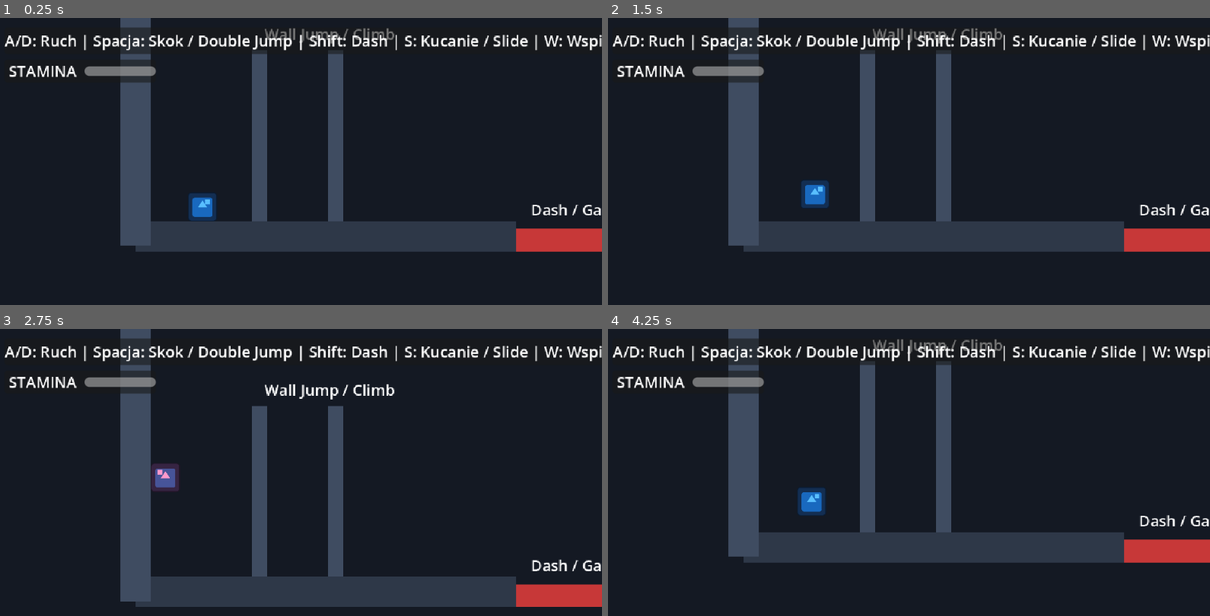
Above: before the commit, frames 1-4 (two rows, left to right).
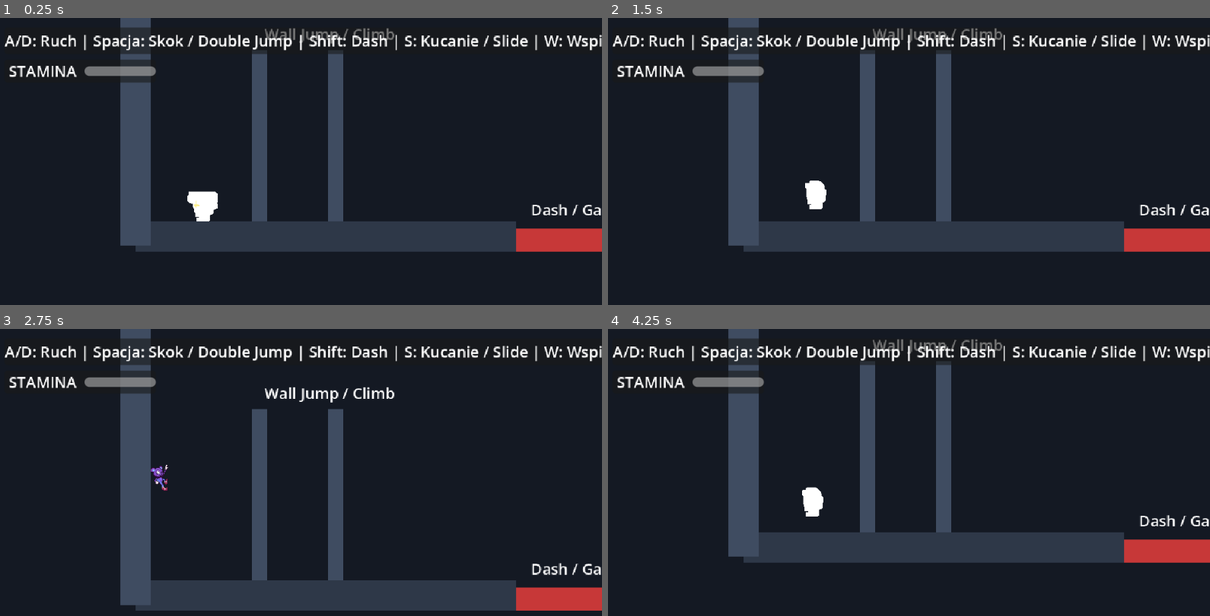
Above: after the commit, the same moments.

Repository: JbCb01/JewelRunner
Game: Godot game, scene res://scenes/test_arena.tscn
The game is run twice, just before and just after one commit, with the same random seed, the same clock (stepped at 60 frames per second) and the same inputs. The engine's default icon, where the game draws it, is replaced by a stand-in: a white triangle on a blue panel in a dark square.
Inputs:
- Up to frame 1 (0.25 s): no input
- Up to frame 2 (1.5 s): tap Enter at 0.5 s; hold D (move_right) from 0.53 s (still down); tap Shift (dash) at 0.6 s; tap Space (jump) at 0.77, 1.07 s; tap R at 0.8, 1.35 s
- Up to frame 3 (2.75 s): tap Space (jump) at 1.52, 1.55, 1.82 s; release D (move_right) at 2.03 s; hold A (move_left) from 2.03 s (still down); hold Space (jump) from 2.03 s (still down); tap Shift (dash) at 2.3 s
- Up to frame 4 (4.25 s): release A (move_left) at 2.78 s; release Space (jump) at 2.78 s; hold D (move_right) from 2.78 s (still down); tap S (crouch_slide) at 2.85 s; tap Space (jump) at 3.02, 3.32 s; tap R at 3.05 s; hold Space (jump) from 3.53 s (still down); tap Shift (dash) at 3.6 s; tap Escape (ui_cancel) at 4.15 s

The runs differ from the first frame. In frame 1, 0.5% of the frame differs, in the area x 31-37%, y 60-71%; in frame 2, 0.4%; in frame 3, 3.3%, in the area x 19-100%, y 19-99%; in frame 4, 0.5%.

Commit message:
Dodanie animacji gracza, zasobu SpriteFrames i efektow dzwiekowych

Diff:
--- a/scenes/player/player.tscn
+++ b/scenes/player/player.tscn
@@ -1,10 +1,13 @@
-[gd_scene format=3 uid="uid://iivxn17ei4mu"]
+[gd_scene load_steps=10 format=3 uid="uid://iivxn17ei4mu"]
 
 [ext_resource type="Script" uid="uid://jy7r17uxay3w" path="res://scripts/actors/player/player_controller.gd" id="1_controller"]
-[ext_resource type="Texture2D" uid="uid://ypehx44tox5f" path="res://icon.svg" id="2_icon"]
+[ext_resource type="SpriteFrames" path="res://scenes/player/player_sprite_frames.tres" id="2_sprite_frames"]
+[ext_resource type="AudioStream" path="res://audio/sfx/jump.wav" id="3_audio_jump"]
+[ext_resource type="AudioStream" path="res://audio/sfx/stardash.wav" id="4_audio_dash"]
+[ext_resource type="AudioStream" path="res://audio/sfx/star_appear.wav" id="5_audio_appear"]
 
 [sub_resource type="RectangleShape2D" id="RectangleShape2D_player"]
-size = Vector2(30, 30)
+size = Vector2(18, 30)
 
 [sub_resource type="RectangleShape2D" id="RectangleShape2D_ceiling"]
 size = Vector2(14, 14)
@@ -34,15 +37,11 @@
 
 [node name="Visuals" type="Node2D" parent="." unique_id=1644744034]
 
-[node name="Sprite2D" type="Sprite2D" parent="Visuals" unique_id=1105480945]
-scale = Vector2(0.24, 0.24)
-texture = ExtResource("2_icon")
-
-[node name="EyeIndicator" type="ColorRect" parent="Visuals" unique_id=1830844214]
-offset_left = 3.0
-offset_top = -8.0
-offset_right = 8.0
-offset_bottom = -3.0
+[node name="AnimatedSprite2D" type="AnimatedSprite2D" parent="Visuals"]
+scale = Vector2(0.5, 0.5)
+sprite_frames = ExtResource("2_sprite_frames")
+animation = &"idle"
+autoplay = "idle"
 
 [node name="CeilingChecker" type="ShapeCast2D" parent="." unique_id=1334325966]
 position = Vector2(0, -1)
@@ -69,3 +68,12 @@
 position_smoothing_speed = 7.0
 drag_horizontal_enabled = true
 drag_vertical_enabled = true
+
+[node name="AudioJump" type="AudioStreamPlayer2D" parent="."]
+stream = ExtResource("3_audio_jump")
+
+[node name="AudioDash" type="AudioStreamPlayer2D" parent="."]
+stream = ExtResource("4_audio_dash")
+
+[node name="AudioAppear" type="AudioStreamPlayer2D" parent="."]
+stream = ExtResource("5_audio_appear")
--- /dev/null
+++ b/scenes/player/player_sprite_frames.tres
@@ -0,0 +1,420 @@
+[gd_resource type="SpriteFrames" load_steps=86 format=3]
+
+[ext_resource type="Texture2D" path="res://assets/sprites/player/appear/Stellyappear1.png" id="1_tex"]
+[ext_resource type="Texture2D" path="res://assets/sprites/player/appear/Stellyappear2.png" id="2_tex"]
+[ext_resource type="Texture2D" path="res://assets/sprites/player/appear/Stellyappear3.png" id="3_tex"]
+[ext_resource type="Texture2D" path="res://assets/sprites/player/appear/Stellyappear4.png" id="4_tex"]
+[ext_resource type="Texture2D" path="res://assets/sprites/player/appear/Stellyappear5.png" id="5_tex"]
+[ext_resource type="Texture2D" path="res://assets/sprites/player/appear/Stellyappear6.png" id="6_tex"]
+[ext_resource type="Texture2D" path="res://assets/sprites/player/appear/Stellyappear7.png" id="7_tex"]
+[ext_resource type="Texture2D" path="res://assets/sprites/player/appear/Stellyappear8.png" id="8_tex"]
+[ext_resource type="Texture2D" path="res://assets/sprites/player/appear/Stellyappear9.png" id="9_tex"]
+[ext_resource type="Texture2D" path="res://assets/sprites/player/appear/Stellyappear10.png" id="10_tex"]
+[ext_resource type="Texture2D" path="res://assets/sprites/player/appear/Stellyappear11.png" id="11_tex"]
+[ext_resource type="Texture2D" path="res://assets/sprites/player/appear/Stellyappear12.png" id="12_tex"]
+[ext_resource type="Texture2D" path="res://assets/sprites/player/appear/Stellyappear13.png" id="13_tex"]
+[ext_resource type="Texture2D" path="res://assets/sprites/player/appear/Stellyappear14.png" id="14_tex"]
+[ext_resource type="Texture2D" path="res://assets/sprites/player/appear/Stellyappear15.png" id="15_tex"]
+[ext_resource type="Texture2D" path="res://assets/sprites/player/appear/Stellyappear16.png" id="16_tex"]
+[ext_resource type="Texture2D" path="res://assets/sprites/player/appear/Stellyappear17.png" id="17_tex"]
+[ext_resource type="Texture2D" path="res://assets/sprites/player/appear/Stellyappear18.png" id="18_tex"]
+[ext_resource type="Texture2D" path="res://assets/sprites/player/appear/Stellyappear19.png" id="19_tex"]
+[ext_resource type="Texture2D" path="res://assets/sprites/player/appear/Stellyappear20.png" id="20_tex"]
+[ext_resource type="Texture2D" path="res://assets/sprites/player/appear/Stellyappear21.png" id="21_tex"]
+[ext_resource type="Texture2D" path="res://assets/sprites/player/appear/Stellyappear22.png" id="22_tex"]
+[ext_resource type="Texture2D" path="res://assets/sprites/player/appear/Stellyappear23.png" id="23_tex"]
+[ext_resource type="Texture2D" path="res://assets/sprites/player/appear/Stellyappear24.png" id="24_tex"]
+[ext_resource type="Texture2D" path="res://assets/sprites/player/appear/Stellyappear25.png" id="25_tex"]
+[ext_resource type="Texture2D" path="res://assets/sprites/player/climb/StellyWspinaczka1.png" id="26_tex"]
+[ext_resource type="Texture2D" path="res://assets/sprites/player/climb/StellyWspinaczka2.png" id="27_tex"]
+[ext_resource type="Texture2D" path="res://assets/sprites/player/climb/StellyWspinaczka3.png" id="28_tex"]
+[ext_resource type="Texture2D" path="res://assets/sprites/player/climb/StellyWspinaczka4.png" id="29_tex"]
+[ext_resource type="Texture2D" path="res://assets/sprites/player/climb/StellyWspinaczka5.png" id="30_tex"]
+[ext_resource type="Texture2D" path="res://assets/sprites/player/climb/StellyWspinaczka6.png" id="31_tex"]
+[ext_resource type="Texture2D" path="res://assets/sprites/player/slide/Stellywslizg4.png" id="32_tex"]
+[ext_resource type="Texture2D" path="res://assets/sprites/player/dash/Stellydash1.png" id="33_tex"]
+[ext_resource type="Texture2D" path="res://assets/sprites/player/dash/Stellydash2.png" id="34_tex"]
+[ext_resource type="Texture2D" path="res://assets/sprites/player/dash/Stellydash3.png" id="35_tex"]
+[ext_resource type="Texture2D" path="res://assets/sprites/player/dash/Stellydash4.png" id="36_tex"]
+[ext_resource type="Texture2D" path="res://assets/sprites/player/dash/Stellydash5.png" id="37_tex"]
+[ext_resource type="Texture2D" path="res://assets/sprites/player/dash/Stellydash6.png" id="38_tex"]
+[ext_resource type="Texture2D" path="res://assets/sprites/player/dash/Stellydash7.png" id="39_tex"]
+[ext_resource type="Texture2D" path="res://assets/sprites/player/dash/Stellydash8.png" id="40_tex"]
+[ext_resource type="Texture2D" path="res://assets/sprites/player/dash/Stellydash9.png" id="41_tex"]
+[ext_resource type="Texture2D" path="res://assets/sprites/player/dash/Stellydash10.png" id="42_tex"]
+[ext_resource type="Texture2D" path="res://assets/sprites/player/dash/Stellydash11.png" id="43_tex"]
+[ext_resource type="Texture2D" path="res://assets/sprites/player/dash/Stellydash12.png" id="44_tex"]
+[ext_resource type="Texture2D" path="res://assets/sprites/player/dash/Stellydash13.png" id="45_tex"]
+[ext_resource type="Texture2D" path="res://assets/sprites/player/dash/Stellydash14.png" id="46_tex"]
+[ext_resource type="Texture2D" path="res://assets/sprites/player/dash/Stellydash15.png" id="47_tex"]
+[ext_resource type="Texture2D" path="res://assets/sprites/player/dash/Stellydash16.png" id="48_tex"]
+[ext_resource type="Texture2D" path="res://assets/sprites/player/dash/Stellydash17.png" id="49_tex"]
+[ext_resource type="Texture2D" path="res://assets/sprites/player/dash/Stellydash18.png" id="50_tex"]
+[ext_resource type="Texture2D" path="res://assets/sprites/player/dash/Stellydash19.png" id="51_tex"]
+[ext_resource type="Texture2D" path="res://assets/sprites/player/dash/Stellydash20.png" id="52_tex"]
+[ext_resource type="Texture2D" path="res://assets/sprites/player/dash/Stellydash21.png" id="53_tex"]
+[ext_resource type="Texture2D" path="res://assets/sprites/player/dash/Stellydash22.png" id="54_tex"]
+[ext_resource type="Texture2D" path="res://assets/sprites/player/double_jump/Stellydoublejump1.png" id="55_tex"]
+[ext_resource type="Texture2D" path="res://assets/sprites/player/double_jump/Stellydoublejump2.png" id="56_tex"]
+[ext_resource type="Texture2D" path="res://assets/sprites/player/double_jump/Stellydoublejump3.png" id="57_tex"]
+[ext_resource type="Texture2D" path="res://assets/sprites/player/double_jump/Stellydoublejump4.png" id="58_tex"]
+[ext_resource type="Texture2D" path="res://assets/sprites/player/double_jump/Stellydoublejump5.png" id="59_tex"]
+[ext_resource type="Texture2D" path="res://assets/sprites/player/double_jump/Stellydoublejump6.png" id="60_tex"]
+[ext_resource type="Texture2D" path="res://assets/sprites/player/double_jump/Stellydoublejump7.png" id="61_tex"]
+[ext_resource type="Texture2D" path="res://assets/sprites/player/double_jump/Stellydoublejump8.png" id="62_tex"]
+[ext_resource type="Texture2D" path="res://assets/sprites/player/jump/Stellyjump4.png" id="63_tex"]
+[ext_resource type="Texture2D" path="res://assets/sprites/player/jump/Stellyjump5.png" id="64_tex"]
+[ext_resource type="Texture2D" path="res://assets/sprites/player/jump/Stellyjump1.png" id="65_tex"]
+[ext_resource type="Texture2D" path="res://assets/sprites/player/jump/Stellyjump2.png" id="66_tex"]
+[ext_resource type="Texture2D" path="res://assets/sprites/player/jump/Stellyjump3.png" id="67_tex"]
+[ext_resource type="Texture2D" path="res://assets/sprites/player/run/Stellyrun1.png" id="68_tex"]
+[ext_resource type="Texture2D" path="res://assets/sprites/player/run/Stellyrun2.png" id="69_tex"]
+[ext_resource type="Texture2D" path="res://assets/sprites/player/run/Stellyrun3.png" id="70_tex"]
+[ext_resource type="Texture2D" path="res://assets/sprites/player/run/Stellyrun4.png" id="71_tex"]
+[ext_resource type="Texture2D" path="res://assets/sprites/player/run/Stellyrun5.png" id="72_tex"]
+[ext_resource type="Texture2D" path="res://assets/sprites/player/slide/Stellywslizg1.png" id="73_tex"]
+[ext_resource type="Texture2D" path="res://assets/sprites/player/slide/Stellywslizg2.png" id="74_tex"]
+[ext_resource type="Texture2D" path="res://assets/sprites/player/slide/Stellywslizg3.png" id="75_tex"]
+[ext_resource type="Texture2D" path="res://assets/sprites/player/trick/Stellysiadanabutliodvanisha1.png" id="76_tex"]
+[ext_resource type="Texture2D" path="res://assets/sprites/player/trick/Stellysiadanabutliodvanisha2.png" id="77_tex"]
+[ext_resource type="Texture2D" path="res://assets/sprites/player/trick/Stellysiadanabutliodvanisha3.png" id="78_tex"]
+[ext_resource type="Texture2D" path="res://assets/sprites/player/trick/Stellysiadanabutliodvanisha4.png" id="79_tex"]
+[ext_resource type="Texture2D" path="res://assets/sprites/player/trick/Stellysiadanabutliodvanisha5.png" id="80_tex"]
+[ext_resource type="Texture2D" path="res://assets/sprites/player/trick/Stellysiadanabutliodvanisha6.png" id="81_tex"]
+[ext_resource type="Texture2D" path="res://assets/sprites/player/trick/Stellysiadanabutliodvanisha7.png" id="82_tex"]
+[ext_resource type="Texture2D" path="res://assets/sprites/player/trick/Stellysiadanabutliodvanisha8.png" id="83_tex"]
+[ext_resource type="Texture2D" path="res://assets/sprites/player/trick/Stellysiadanabutliodvanisha9.png" id="84_tex"]
+[ext_resource type="Texture2D" path="res://assets/sprites/player/trick/Stellysiadanabutliodvanisha10.png" id="85_tex"]
+
+[resource]
+animations = [{
+"frames": [{
+"duration": 1.0,
+"texture": ExtResource("1_tex")
+}, {
+"duration": 1.0,
+"texture": ExtResource("2_tex")
+}, {
+"duration": 1.0,
+"texture": ExtResource("3_tex")
+}, {
+"duration": 1.0,
+"texture": ExtResource("4_tex")
+}, {
+"duration": 1.0,
+"texture": ExtResource("5_tex")
+}, {
+"duration": 1.0,
+"texture": ExtResource("6_tex")
+}, {
+"duration": 1.0,
+"texture": ExtResource("7_tex")
+}, {
+"duration": 1.0,
+"texture": ExtResource("8_tex")
+}, {
+"duration": 1.0,
+"texture": ExtResource("9_tex")
+}, {
+"duration": 1.0,
+"texture": ExtResource("10_tex")
+}, {
+"duration": 1.0,
+"texture": ExtResource("11_tex")
+}, {
+"duration": 1.0,
+"texture": ExtResource("12_tex")
+}, {
+"duration": 1.0,
+"texture": ExtResource("13_tex")
+}, {
+"duration": 1.0,
+"texture": ExtResource("14_tex")
+}, {
+"duration": 1.0,
+"texture": ExtResource("15_tex")
+}, {
+"duration": 1.0,
+"texture": ExtResource("16_tex")
+}, {
+"duration": 1.0,
+"texture": ExtResource("17_tex")
+}, {
+"duration": 1.0,
+"texture": ExtResource("18_tex")
+}, {
+"duration": 1.0,
+"texture": ExtResource("19_tex")
+}, {
+"duration": 1.0,
+"texture": ExtResource("20_tex")
+}, {
+"duration": 1.0,
+"texture": ExtResource("21_tex")
+}, {
+"duration": 1.0,
+"texture": ExtResource("22_tex")
+}, {
+"duration": 1.0,
+"texture": ExtResource("23_tex")
+}, {
+"duration": 1.0,
+"texture": ExtResource("24_tex")
+}, {
+"duration": 1.0,
+"texture": ExtResource("25_tex")
+}],
+"loop": false,
+"name": &"appear",
+"speed": 16
+}, {
+"frames": [{
+"duration": 1.0,
+"texture": ExtResource("26_tex")
+}, {
+"duration": 1.0,
+"texture": ExtResource("27_tex")
+}, {
+"duration": 1.0,
+"texture": ExtResource("28_tex")
+}, {
+"duration": 1.0,
+"texture": ExtResource("29_tex")
+}, {
+"duration": 1.0,
+"texture": ExtResource("30_tex")
+}, {
+"duration": 1.0,
+"texture": ExtResource("31_tex")
+}],
+"loop": true,
+"name": &"climb",
+"speed": 10
+}, {
+"frames": [{
+"duration": 1.0,
+"texture": ExtResource("32_tex")
+}],
+"loop": true,
+"name": &"crouch",
+"speed": 5
+}, {
+"frames": [{
+"duration": 1.0,
+"texture": ExtResource("33_tex")
+}, {
+"duration": 1.0,
+"texture": ExtResource("34_tex")
+}, {
+"duration": 1.0,
+"texture": ExtResource("35_tex")
+}, {
+"duration": 1.0,
+"texture": ExtResource("36_tex")
+}, {
+"duration": 1.0,
+"texture": ExtResource("37_tex")
+}, {
+"duration": 1.0,
+"texture": ExtResource("38_tex")
+}, {
+"duration": 1.0,
+"texture": ExtResource("39_tex")
+}, {
+"duration": 1.0,
+"texture": ExtResource("40_tex")
+}, {
+"duration": 1.0,
+"texture": ExtResource("41_tex")
+}, {
+"duration": 1.0,
+"texture": ExtResource("42_tex")
+}, {
+"duration": 1.0,
+"texture": ExtResource("43_tex")
+}, {
+"duration": 1.0,
+"texture": ExtResource("44_tex")
+}, {
+"duration": 1.0,
+"texture": ExtResource("45_tex")
+}, {
+"duration": 1.0,
+"texture": ExtResource("46_tex")
+}, {
+"duration": 1.0,
+"texture": ExtResource("47_tex")
+}, {
+"duration": 1.0,
+"texture": ExtResource("48_tex")
+}, {
+"duration": 1.0,
+"texture": ExtResource("49_tex")
+}, {
+"duration": 1.0,
+"texture": ExtResource("50_tex")
+}, {
+"duration": 1.0,
+"texture": ExtResource("51_tex")
+}, {
+"duration": 1.0,
+"texture": ExtResource("52_tex")
+}, {
+"duration": 1.0,
+"texture": ExtResource("53_tex")
+}, {
+"duration": 1.0,
+"texture": ExtResource("54_tex")
+}],
+"loop": false,
+"name": &"dash",
+"speed": 28
+}, {
+"frames": [{
+"duration": 1.0,
+"texture": ExtResource("55_tex")
+}, {
+"duration": 1.0,
+"texture": ExtResource("56_tex")
+}, {
+"duration": 1.0,
+"texture": ExtResource("57_tex")
+}, {
+"duration": 1.0,
+"texture": ExtResource("58_tex")
+}, {
+"duration": 1.0,
+"texture": ExtResource("59_tex")
+}, {
+"duration": 1.0,
+"texture": ExtResource("60_tex")
+}, {
+"duration": 1.0,
+"texture": ExtResource("61_tex")
+}, {
+"duration": 1.0,
+"texture": ExtResource("62_tex")
+}],
+"loop": false,
+"name": &"double_jump",
+"speed": 14
+}, {
+"frames": [{
+"duration": 1.0,
+"texture": ExtResource("63_tex")
+}, {
+"duration": 1.0,
+"texture": ExtResource("64_tex")
+}],
+"loop": true,
+"name": &"fall",
+"speed": 8
+}, {
+"frames": [{
+"duration": 1.0,
+"texture": ExtResource("25_tex")
+}],
+"loop": true,
+"name": &"idle",
+"speed": 5
+}, {
+"frames": [{
+"duration": 1.0,
+"texture": ExtResource("65_tex")
+}, {
+"duration": 1.0,
+"texture": ExtResource("66_tex")
+}, {
+"duration": 1.0,
+"texture": ExtResource("67_tex")
+}, {
+"duration": 1.0,
+"texture": ExtResource("63_tex")
+}, {
+"duration": 1.0,
+"texture": ExtResource("64_tex")
+}],
+"loop": false,
+"name": &"jump",
+"speed": 10
+}, {
+"frames": [{
+"duration": 1.0,
+"texture": ExtResource("68_tex")
+}, {
+"duration": 1.0,
+"texture": ExtResource("69_tex")
+}, {
+"duration": 1.0,
+"texture": ExtResource("70_tex")
+}, {
+"duration": 1.0,
+"texture": ExtResource("71_tex")
+}, {
+"duration": 1.0,
+"texture": ExtResource("72_tex")
+}],
+"loop": true,
+"name": &"run",
+"speed": 10
+}, {
+"frames": [{
+"duration": 1.0,
+"texture": ExtResource("73_tex")
+}, {
+"duration": 1.0,
+"texture": ExtResource("74_tex")
+}, {
+"duration": 1.0,
+"texture": ExtResource("75_tex")
+}, {
+"duration": 1.0,
+"texture": ExtResource("32_tex")
+}],
+"loop": false,
+"name": &"slide",
+"speed": 12
+}, {
+"frames": [{
+"duration": 1.0,
+"texture": ExtResource("76_tex")
+}, {
+"duration": 1.0,
+"texture": ExtResource("77_tex")
+}, {
+"duration": 1.0,
+"texture": ExtResource("78_tex")
+}, {
+"duration": 1.0,
+"texture": ExtResource("79_tex")
+}, {
+"duration": 1.0,
+"texture": ExtResource("80_tex")
+}, {
+"duration": 1.0,
+"texture": ExtResource("81_tex")
+}, {
+"duration": 1.0,
+"texture": ExtResource("82_tex")
+}, {
+"duration": 1.0,
+"texture": ExtResource("83_tex")
+}, {
+"duration": 1.0,
+"texture": ExtResource("84_tex")
+}, {
+"duration": 1.0,
+"texture": ExtResource("85_tex")
+}],
+"loop": false,
+"name": &"trick",
+"speed": 10
+}, {
+"frames": [{
+"duration": 1.0,
+"texture": ExtResource("26_tex")
+}],
+"loop": true,
+"name": &"wall_slide",
+"speed": 5
+}]
--- a/scripts/actors/player/player_controller.gd
+++ b/scripts/actors/player/player_controller.gd
@@ -59,7 +59,11 @@
 @onready var ceiling_checker: ShapeCast2D = $CeilingChecker
 @onready var stamina_bar: ProgressBar = $StaminaBar
 @onready var visuals: Node2D = $Visuals
-@onready var sprite: Sprite2D = $Visuals/Sprite2D
+@onready var anim_sprite: AnimatedSprite2D = $Visuals/AnimatedSprite2D
+
+@onready var audio_jump: AudioStreamPlayer2D = $AudioJump
+@onready var audio_dash: AudioStreamPlayer2D = $AudioDash
+@onready var audio_appear: AudioStreamPlayer2D = $AudioAppear
 
 # --- Zmienne Wewnętrzne / Timery ---
 var facing_direction: float = 1.0
@@ -77,19 +81,37 @@
 
 var wall_stamina: float = 0.0
 var last_wall_normal: Vector2 = Vector2.ZERO
+var idle_trick_timer: float = 0.0
 
 # Domyślne rozmiary collidera (stojący vs kucający/wślizg)
-var standing_shape_size: Vector2 = Vector2(16, 30)
+var standing_shape_size: Vector2 = Vector2(18, 30)
 var standing_shape_position: Vector2 = Vector2(0, 0)
-var crouch_shape_size: Vector2 = Vector2(16, 16)
+var crouch_shape_size: Vector2 = Vector2(18, 16)
 var crouch_shape_position: Vector2 = Vector2(0, 7)
 
 func _ready() -> void:
 	add_to_group("player")
 	wall_stamina = wall_climb_max_stamina
+	_set_collider_crouched(false)
 	_update_stamina_bar()
 	Events.player_spawned.emit(self)
 	Events.player_stamina_changed.emit(wall_stamina, wall_climb_max_stamina)
+
+	if anim_sprite:
+		anim_sprite.animation_finished.connect(_on_animation_finished)
+		anim_sprite.play("appear")
+	_play_sfx(audio_appear)
+
+func _on_animation_finished() -> void:
+	if anim_sprite and (anim_sprite.animation == "appear" or anim_sprite.animation == "trick"):
+		anim_sprite.play("idle")
+
+func _unhandled_input(event: InputEvent) -> void:
+	if event.is_action_pressed("ui_cancel"):
+		if ResourceLoader.exists("res://scenes/main_menu.tscn"):
+			get_tree().change_scene_to_file("res://scenes/main_menu.tscn")
+	elif event is InputEventKey and event.pressed and event.keycode == KEY_R:
+		get_tree().reload_current_scene()
 
 func _physics_process(delta: float) -> void:
 	_update_timers(delta)
@@ -185,6 +207,10 @@
 		return not ceiling_checker.is_colliding()
 	return true
 
+func _play_sfx(audio: AudioStreamPlayer2D) -> void:
+	if audio and audio.stream:
+		audio.play()
+
 # --- Zmiana Stanu ---
 func _change_state(new_state: State) -> void:
 	if current_state == new_state:
@@ -243,17 +269,23 @@
 
 	# Ruch poziomy
 	if input_x != 0.0:
+		idle_trick_timer = 0.0
 		facing_direction = input_x
 		velocity.x = move_toward(velocity.x, input_x * speed, acceleration * delta)
 		_change_state(State.RUN)
 	else:
 		velocity.x = move_toward(velocity.x, 0.0, friction * delta)
 		_change_state(State.IDLE)
+		idle_trick_timer += delta
+		if idle_trick_timer > 5.0 and anim_sprite and anim_sprite.animation == "idle":
+			idle_trick_timer = 0.0
+			anim_sprite.play("trick")
 
 	velocity.y = 0.0
 
 # 2. Powietrze (JUMP & FALL)
 func _state_air(delta: float) -> void:
+	idle_trick_timer = 0.0
 	var input_x = _get_input_direction()
 
 	if input_x != 0.0:
@@ -309,6 +341,7 @@
 
 # 3. Dash (Zryw poziomy)
 func _state_dash(delta: float) -> void:
+	idle_trick_timer = 0.0
 	dash_timer -= delta
 	velocity.x = dash_direction * dash_speed
 	velocity.y = 0.0
@@ -325,10 +358,14 @@
 	dash_timer = dash_duration
 	dash_cooldown_timer = dash_cooldown
 	_change_state(State.DASH)
+	if anim_sprite:
+		anim_sprite.play("dash")
+	_play_sfx(audio_dash)
 	Events.player_dashed.emit(Vector2(dash_direction, 0.0))
 
 # 4. Kucanie (CROUCH)
 func _state_crouch(delta: float) -> void:
+	idle_trick_timer = 0.0
 	var input_x = _get_input_direction()
 
 	# Jeśli puszcza klawisz kucania i sufit jest wolny -> wstaje płynnie
@@ -365,6 +402,7 @@
 
 # 5. Wślizg (SLIDE)
 func _state_slide(delta: float) -> void:
+	idle_trick_timer = 0.0
 	# Wyhamowywanie wślizgu
 	velocity.x = move_toward(velocity.x, 0.0, slide_friction * delta)
 	velocity.y = 0.0
@@ -396,10 +434,13 @@
 	velocity.x = slide_direction * slide_initial_speed
 	_set_collider_crouched(true)
 	_change_state(State.SLIDE)
+	if anim_sprite:
+		anim_sprite.play("slide")
 	Events.player_slid.emit()
 
 # 6. Ściany (WALL SLIDE & WALL CLIMB)
 func _state_wall(delta: float) -> void:
+	idle_trick_timer = 0.0
 	if is_on_floor():
 		_change_state(State.RUN if _get_input_direction() != 0.0 else State.IDLE)
 		return
@@ -445,6 +486,9 @@
 	coyote_timer = 0.0
 	jump_buffer_timer = 0.0
 	_change_state(State.JUMP)
+	if anim_sprite:
+		anim_sprite.play("jump")
+	_play_sfx(audio_jump)
 	Events.player_jumped.emit(false)
 
 func _execute_double_jump() -> void:
@@ -452,6 +496,9 @@
 	can_double_jump = false
 	jump_buffer_timer = 0.0
 	_change_state(State.JUMP)
+	if anim_sprite:
+		anim_sprite.play("double_jump")
+	_play_sfx(audio_jump)
 	Events.player_jumped.emit(true)
 
 func _execute_wall_jump() -> void:
@@ -462,6 +509,9 @@
 	can_air_dash = true
 	jump_buffer_timer = 0.0
 	_change_state(State.JUMP)
+	if anim_sprite:
+		anim_sprite.play("jump")
+	_play_sfx(audio_jump)
 	Events.player_jumped.emit(false)
 
 # --- Pomocnicze funkcje Hitboxa i Wizualiów ---
@@ -479,21 +529,34 @@
 func _update_visuals() -> void:
 	# Zwrot postaci
 	visuals.scale.x = facing_direction
-
-	# Modyfikacja wizualna makiety zależnie od stanu
+	visuals.scale.y = 1.0
+	visuals.modulate = Color(1.0, 1.0, 1.0, 1.0)
+
+	if not anim_sprite:
+		return
+
+	# Jeśli postać odgrywa animację pojawienia lub triku, pozwólmy jej dokończyć
+	if (anim_sprite.animation == "appear" or anim_sprite.animation == "trick") and anim_sprite.is_playing():
+		return
+
+	# Wybór animacji na podstawie maszyny stanów
 	match current_state:
+		State.IDLE:
+			anim_sprite.play("idle")
+		State.RUN:
+			anim_sprite.play("run")
+		State.JUMP:
+			if anim_sprite.animation != "double_jump" or not anim_sprite.is_playing():
+				anim_sprite.play("jump")
+		State.FALL:
+			anim_sprite.play("fall")
 		State.DASH:
-			visuals.modulate = Color(1.5, 1.5, 0.4, 1.0) # Błysk złotego dasha
-			visuals.scale.y = 0.8
+			anim_sprite.play("dash")
 		State.CROUCH:
-			visuals.modulate = Color(0.6, 0.8, 1.0, 1.0)
-			visuals.scale.y = 0.55
+			anim_sprite.play("crouch")
 		State.SLIDE:
-			visuals.modulate = Color(0.4, 1.0, 0.9, 1.0)
-			visuals.scale.y = 0.5
-		State.WALL_CLIMB, State.WALL_SLIDE:
-			visuals.modulate = Color(1.0, 0.6, 0.8, 1.0)
-			visuals.scale.y = 1.0
-		_:
-			visuals.modulate = Color(0.35, 0.75, 1.0, 1.0) # Domyślny niebieski
-			visuals.scale.y = 1.0
+			anim_sprite.play("slide")
+		State.WALL_SLIDE:
+			anim_sprite.play("wall_slide")
+		State.WALL_CLIMB:
+			anim_sprite.play("wall_climb")
Binary file added: assets/sprites/player/appear/Stellyappear1.png
Not shown, added: assets/sprites/player/appear/Stellyappear1.png.import
Binary file added: assets/sprites/player/appear/Stellyappear10.png
Not shown, added: assets/sprites/player/appear/Stellyappear10.png.import
Binary file added: assets/sprites/player/appear/Stellyappear11.png
Not shown, added: assets/sprites/player/appear/Stellyappear11.png.import
Binary file added: assets/sprites/player/appear/Stellyappear12.png
Not shown, added: assets/sprites/player/appear/Stellyappear12.png.import
Binary file added: assets/sprites/player/appear/Stellyappear13.png
Not shown, added: assets/sprites/player/appear/Stellyappear13.png.import
Binary file added: assets/sprites/player/appear/Stellyappear14.png
Not shown, added: assets/sprites/player/appear/Stellyappear14.png.import
(and 170 more such lines)
